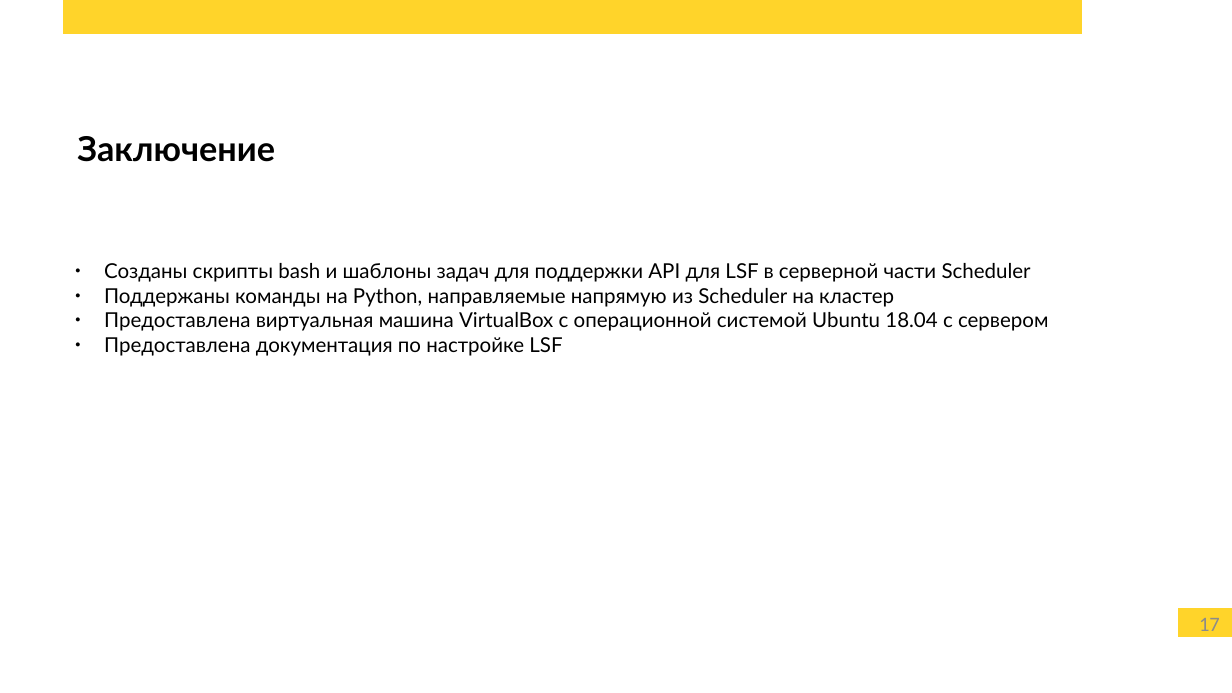
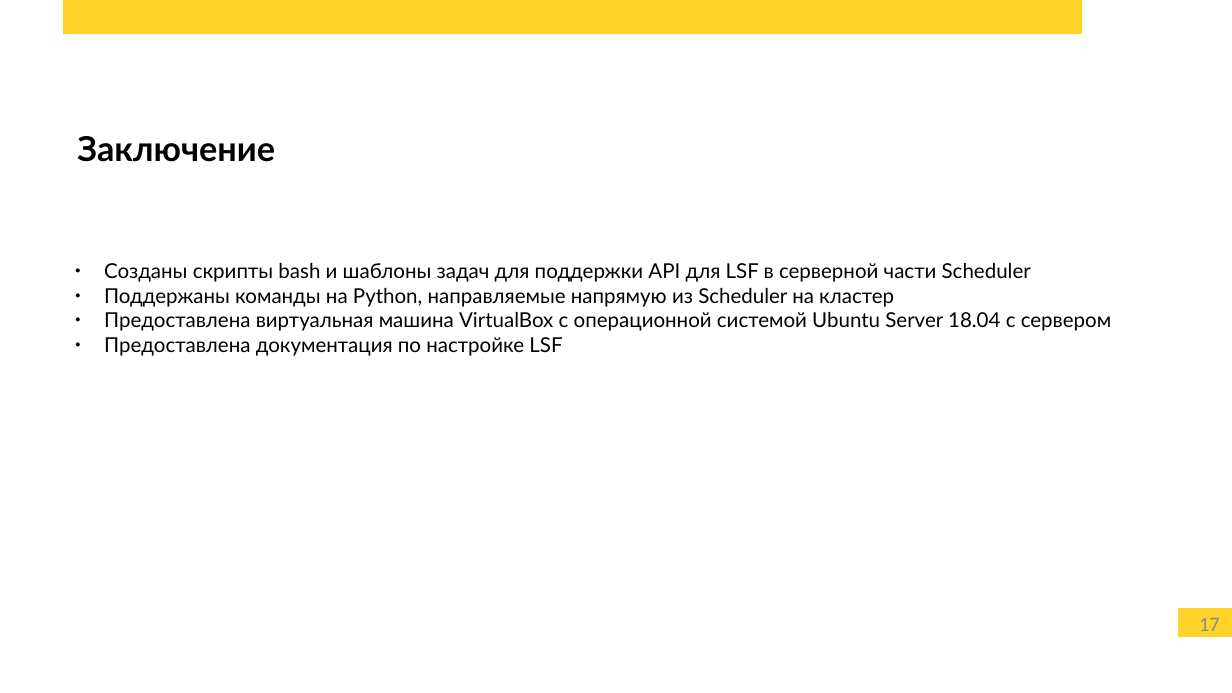
Before and after one commit to alz610/master-coursework, a slide deck: slide 17 of presentation/presentation.odp. Drawn at 1232x693 pixels with LibreOffice and Linux fonts; fonts in the diff are those of the drawing; background and template pictures are left out. Boxes give left, top, right and bottom in pixels: in the first picture for what was removed or moved away, otherwise in the second. Text is boxed around its words. In the diff, an @@ line names an element or a change of style, - is before the commit and + after.

```diff
--- a/presentation/presentation.odp
+++ b/presentation/presentation.odp
@@ text at (x1=104, y1=312, x2=1112, y2=331): text changed @@
-● Предоставлена виртуальная машина VirtualBox с операционной системой Ubuntu 18.04 с сервером
+● Предоставлена виртуальная машина VirtualBox с операционной системой Ubuntu Server 18.04 с сервером
```
Also in this commit, not shown: 4 other files.
